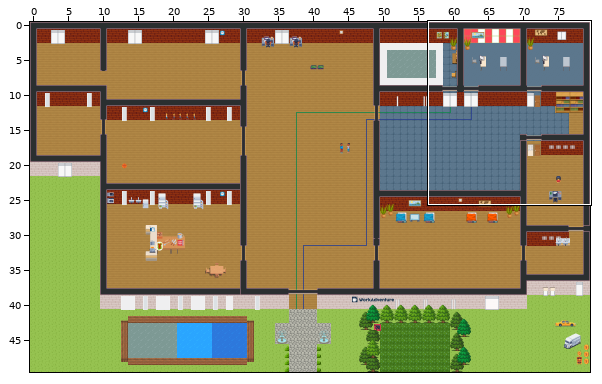
Two states of a Tiled map (JSON), mapShaka.tmj. The picture above shows the old version from afar; the outline marks the close-up.
Close-up. First the earlier version:
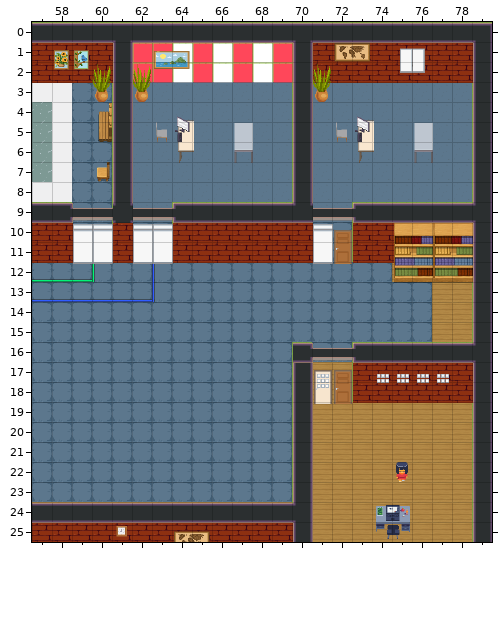
Cells are 32x32 px. Shown: x 57..79, y 0..25. The commit also changed other parts of the map, which this record leaves out.
Once edited:
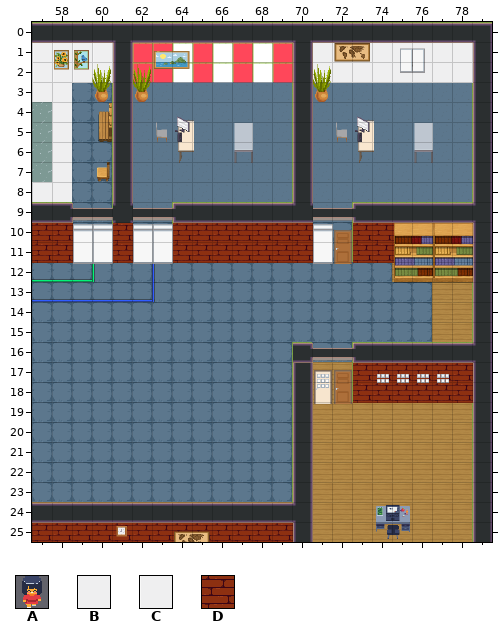
Key: from "Divers": A 392; from "WA_Room_Builder": B 120, C 205, D 285.
_ is an empty cell.
The edit:
Layer "walls Brique":
y 1..2: x 57..60 DDDD -> CCCC; x 71..78 DDDDDDDD -> BBBBBBBB
Layer "Plantes et Deco":
y 22: x 75 A -> _
